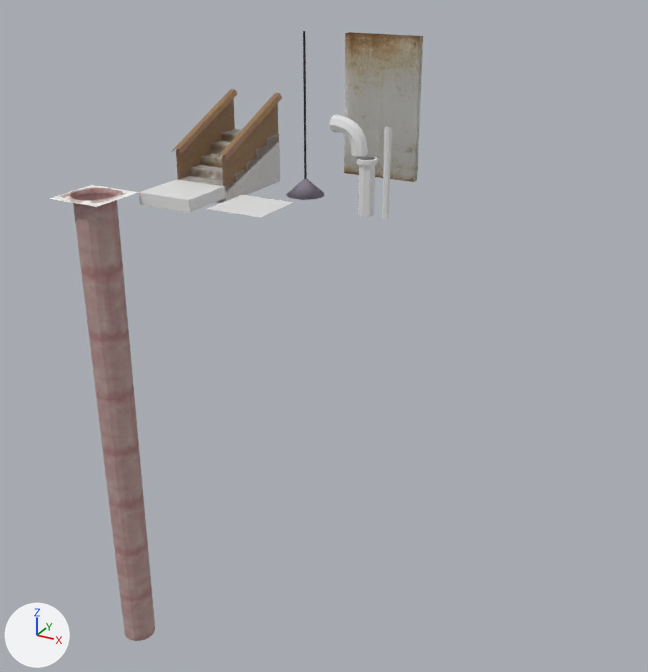
The FBX model Assets/Models/fatherApartmentsBasementEnvironment.fbx as it was, and as the next commit left it.
Camera for both pictures: a 50 mm lens placed at (22.2, -38.4, 11.6), pointed at (-2.3, 6.2, -10.6). The axes (+X, +Y, +Z) are drawn at lower left. The lights are the same throughout. Where no turn or scale is listed for an object, it has been applied to the vertices.

Objects in the first picture: 'BasementHoleInTheFloor', 'BasementLightLamp', 'BasementStairEnter', 'BasementStairEnterFloor', 'BasementStairEnterWall.001', 'BasementStairGridMetalFloor', 'pipeWide'.
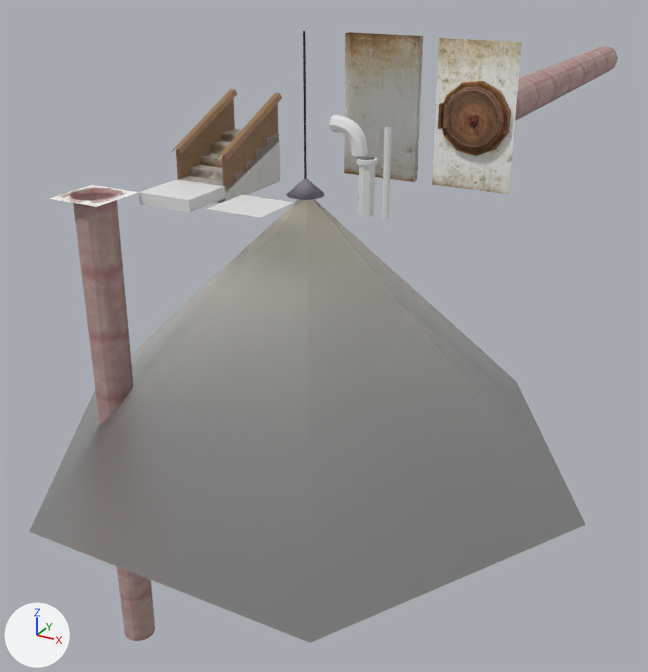
The change, as a diff of the scene's bpy script:
```diff
--- a/Assets/Models/fatherApartmentsBasementEnvironment.fbx.py
+++ b/Assets/Models/fatherApartmentsBasementEnvironment.fbx.py
@@ img_tunnelcaptexture_png @@
+img_tunnelcaptexture_png = load_image('tunnelCapTexture.png', 'Textures/tunnelCapTexture.png', 256, 256, 'sRGB')
@@ img_lightshape_tga @@
+img_lightshape_tga = load_image('LightShape.tga', '../Free asset/LowpolyStreetPack/Meshes/Textures/LightShape.tga', 128, 128, 'Non-Color')
@@ mat_material_001 @@
+mat_material_001 = principled_material('Material.001')
+mat_material_001.texture = img_tunnelcaptexture_png  # with its transparency
+mat_material_001.roughness = 0.69
@@ mat_lightshape_001 @@
+mat_lightshape_001 = bpy.data.materials.new('LightShape.001')
+# uses the picture img_lightshape_tga
@@ me_cylinder_002 @@
+me_cylinder_002.from_pydata(...)  # a 5-sided cylinder along x spanning x -0.47..0.47, y -0.081..0.1, z 0.048..0.238; a 5-sided cylinder along x spanning x -0.47..0.47, y -0.081..0.1, z -0.245..-0.054
+me_cylinder_002.materials.append(mat_material_001)  # picture img_tunnelcaptexture_png
@@ me_cylinder @@
+me_cylinder.from_pydata(...)  # 55 vertices, 41 faces; spans x -2.92..0.11, y -0.25..0.12, z -1.49..1.49
+me_cylinder.materials.append(mat_material_001)  # picture img_tunnelcaptexture_png
@@ me_untitled_001 @@
+me_untitled_001.from_pydata(...)  # 12 vertices, 6 faces; spans x -15.7..15.7, y -13.6..13.6, z -14.6..0.0
+me_untitled_001.materials.append(mat_lightshape_001)
@@ me_cube_001 @@
+me_cube_001.from_pydata(...)  # 232 vertices, 208 faces; spans x -2.0..2.0, y -0.5..26.3, z -3.5..3.6
+me_cube_001.materials.append(mat_material)  # picture img_basementstairenterenvironmenttexture_png
@@ me_cylinder_001 @@
+me_cylinder_001.from_pydata(...)  # 34 vertices, 31 faces; spans x -0.238..0.238, y -0.356..-0.012, z -0.233..0.24
+me_cylinder_001.materials.append(mat_material_001)  # picture img_tunnelcaptexture_png
@@ me_cylinder_003 @@
+me_cylinder_003.from_pydata(...)  # 75 vertices, 62 faces; spans x -1.72..1.69, y -0.41..0.12, z -1.74..1.74
+me_cylinder_003.materials.append(mat_material_001)  # picture img_tunnelcaptexture_png
@@ ob_tunnelcaplock @@
+ob_tunnelcaplock = bpy.data.objects.new('TunnelCapLock', me_cylinder_002)
+ob_tunnelcaplock.location = (6.47, 2.83, 3.96)
@@ ob_tunnelcap @@
+ob_tunnelcap = bpy.data.objects.new('TunnelCap', me_cylinder)
+ob_tunnelcap.location = (9.02, 2.95, 3.99)
@@ ob_lightshape_001 @@
+ob_lightshape_001 = bpy.data.objects.new('LightShape.001', me_untitled_001)
+ob_lightshape_001.location = (0.0, 0.07, -0.02)
@@ ob_basementwallwithhole @@
+ob_basementwallwithhole = bpy.data.objects.new('BasementWallWithHole', me_cube_001)
+ob_basementwallwithhole.location = (7.5, 3.6, 3.96)
@@ ob_tunnelcapvalve @@
+ob_tunnelcapvalve = bpy.data.objects.new('TunnelCapValve', me_cylinder_001)
+ob_tunnelcapvalve.location = (7.61, 2.69, 3.94)
@@ ob_tunnelring @@
+ob_tunnelring = bpy.data.objects.new('TunnelRing', me_cylinder_003)
+ob_tunnelring.location = (7.56, 3.1, 3.96)
```

What differs and where, as boxes [x1, y1, x2, y2] in the pictures (648 x 672 px):
'LightShape.001', added: after [29, 199, 586, 643]
'BasementWallWithHole', added: after [432, 38, 618, 194]
'TunnelCap', added (brown): after [443, 86, 507, 150]
'TunnelRing', added (brown): after [438, 81, 511, 156]
'TunnelCapValve', added: after [468, 115, 478, 125]
